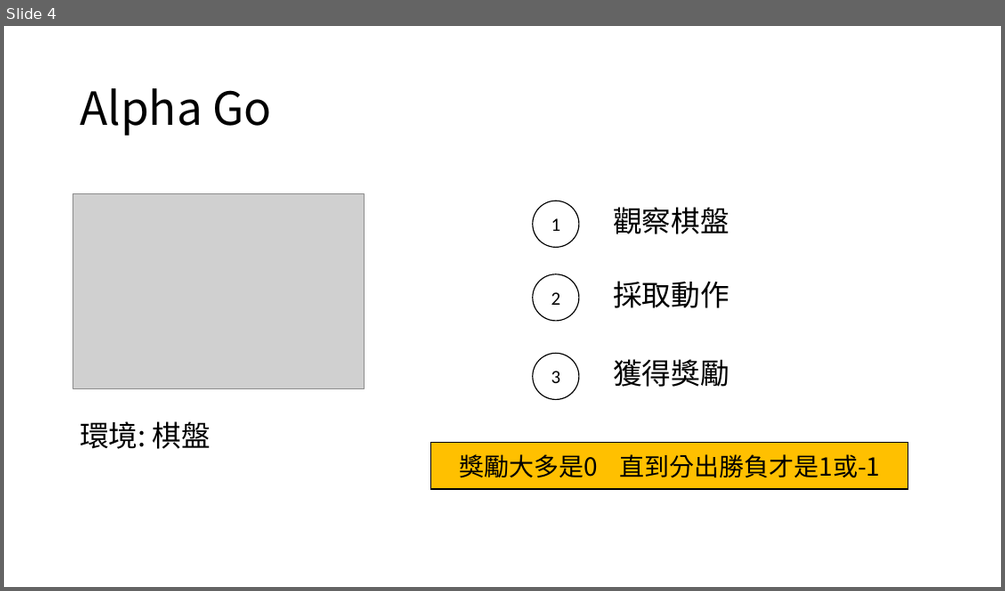
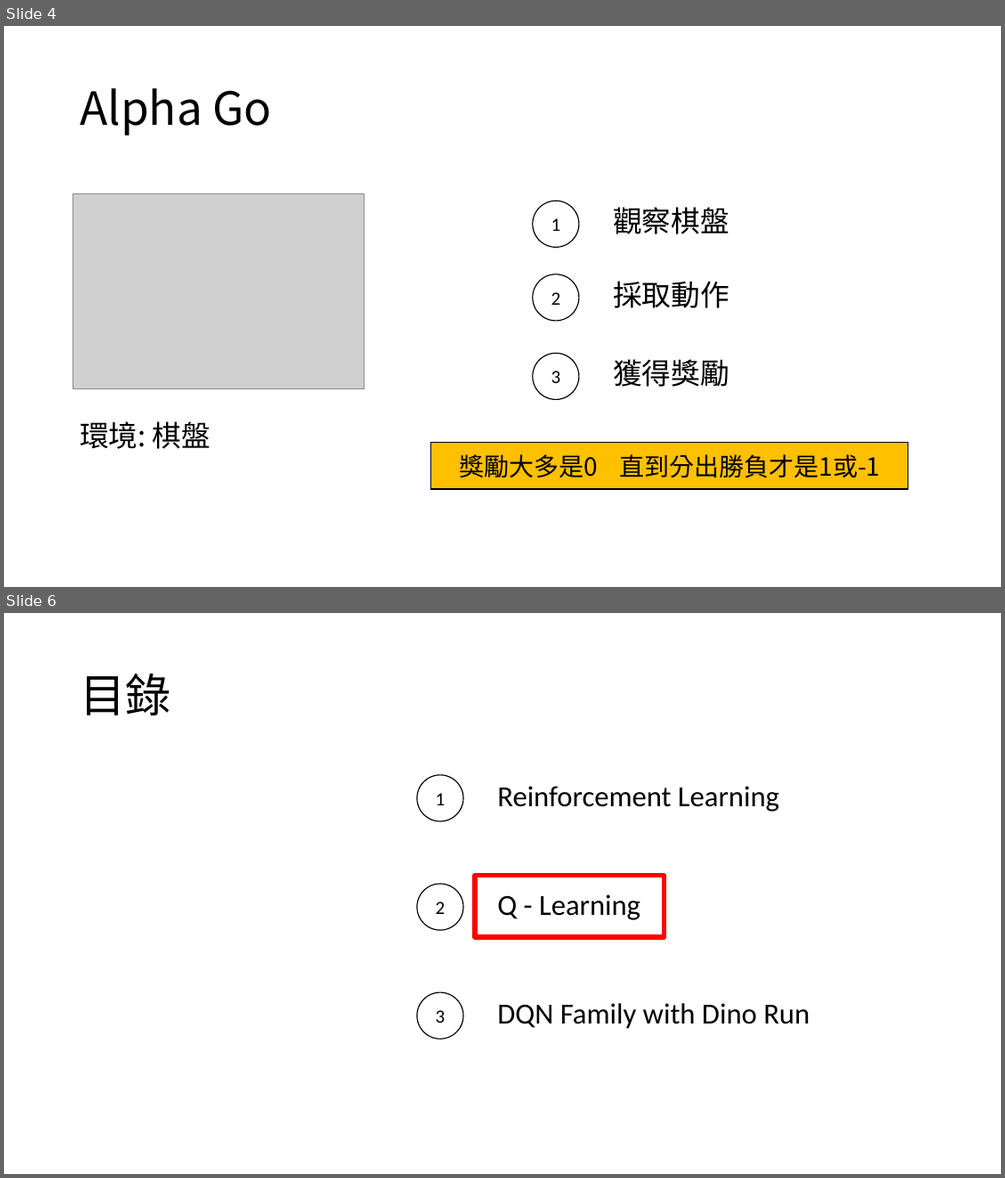
Before and after one commit to 312707047/Dino-Run-with-Rainbow-DQN, a slide deck: 107302002.pptx. Shown one above the other, each under a label of ours: slide 4 before the commit, slides 4 and 6 after it; the slides between them are not shown. The pictures are 1005x591 and 1005x1178 pixels, drawn with LibreOffice and Linux fonts; fonts in the diff are those of the drawing; grey boxes stand for pictures. Boxes give left, top, right and bottom in pixels: in the first picture for what was removed or moved away, otherwise in the second. Text is boxed around its words. In the diff, an @@ line names an element or a change of style, - is before the commit and + after.

```diff
--- a/107302002.pptx
+++ b/107302002.pptx
@@ slide 6 added at box(4, 613, 1001, 1174), background #FFFFFF @@
@@ title added at box(80, 674, 171, 715), 44 pt, text #000000 @@
+目錄
@@ ellipse added at box(417, 775, 463, 821), fill #FFFFFF, outline #000000 1 pt, 18 pt, text #000000 @@
+1
@@ text added at box(497, 786, 779, 811), 28 pt, text #000000 @@
+Reinforcement Learning
@@ rectangle added at box(475, 876, 664, 937), outline #FF0000 4.5 pt @@
@@ ellipse added at box(417, 884, 463, 930), fill #FFFFFF, outline #000000 1 pt, 18 pt, text #000000 @@
+2
@@ text added at box(497, 894, 640, 920), 28 pt, text #000000 @@
+Q - Learning
@@ ellipse added at box(417, 992, 463, 1038), fill #FFFFFF, outline #000000 1 pt, 18 pt, text #000000 @@
+3
@@ text added at box(497, 1003, 809, 1029), 28 pt, text #000000 @@
+DQN Family with Dino Run
```
Also in this commit, not shown: 3 slides changed, 7 other slides added, 22 other files.
